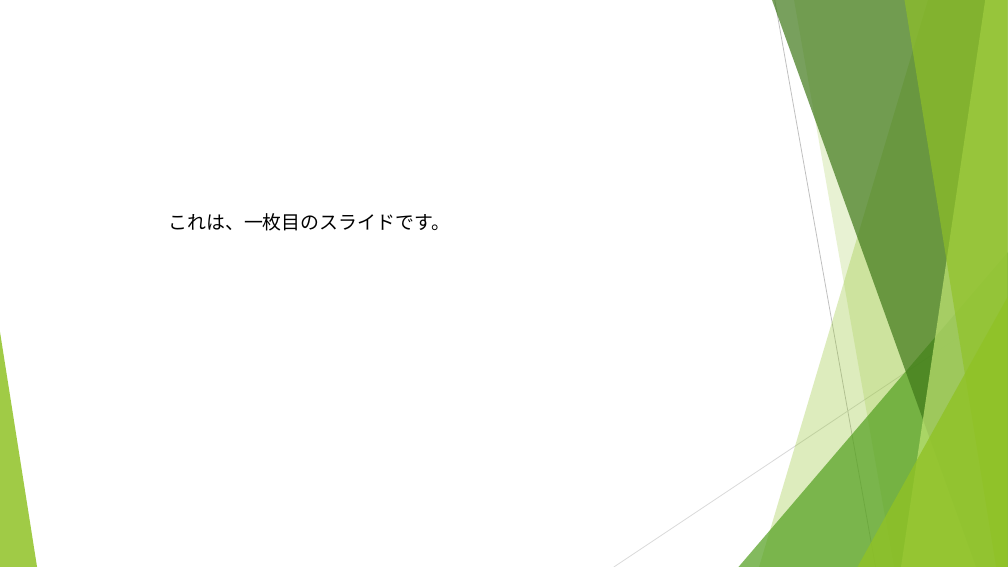
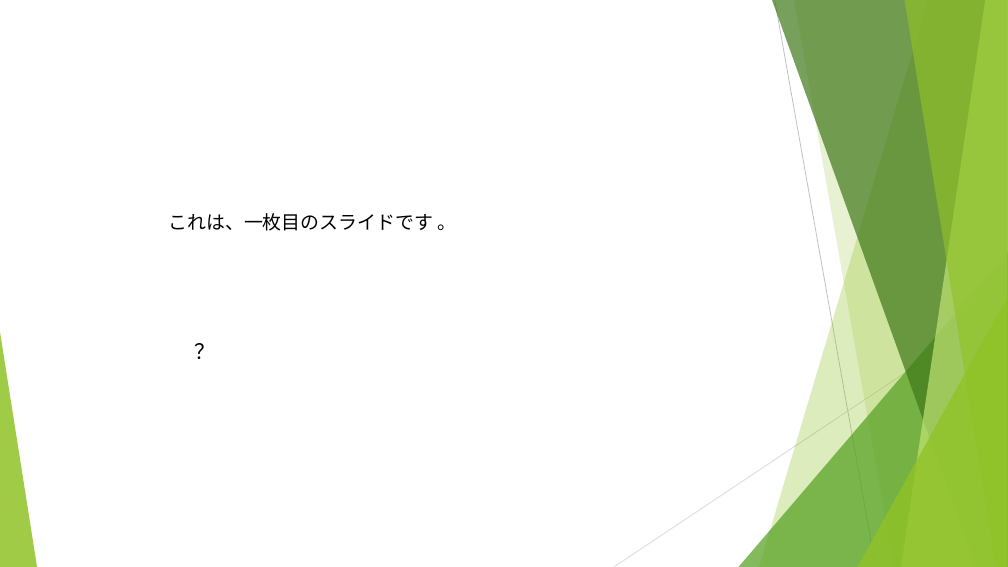
Before and after one commit to funamusix/funase-format, a slide deck: slide 1 of app/example.pptx. Drawn at 1008x567 pixels with LibreOffice and Linux fonts; fonts in the diff are those of the drawing. Boxes give left, top, right and bottom in pixels: in the first picture for what was removed or moved away, otherwise in the second. Text is boxed around its words. In the diff, an @@ line names an element or a change of style, - is before the commit and + after.

```diff
--- a/app/example.pptx
+++ b/app/example.pptx
@@ text at box(168, 213, 456, 231): spaces changed @@
-これは、一枚目のスライドです。
+これは、一枚目のスライドです 。
@@ text added at box(188, 335, 411, 368), 20 pt, text #000000 @@
+？
```
Also in this commit, not shown: 4 other files.
